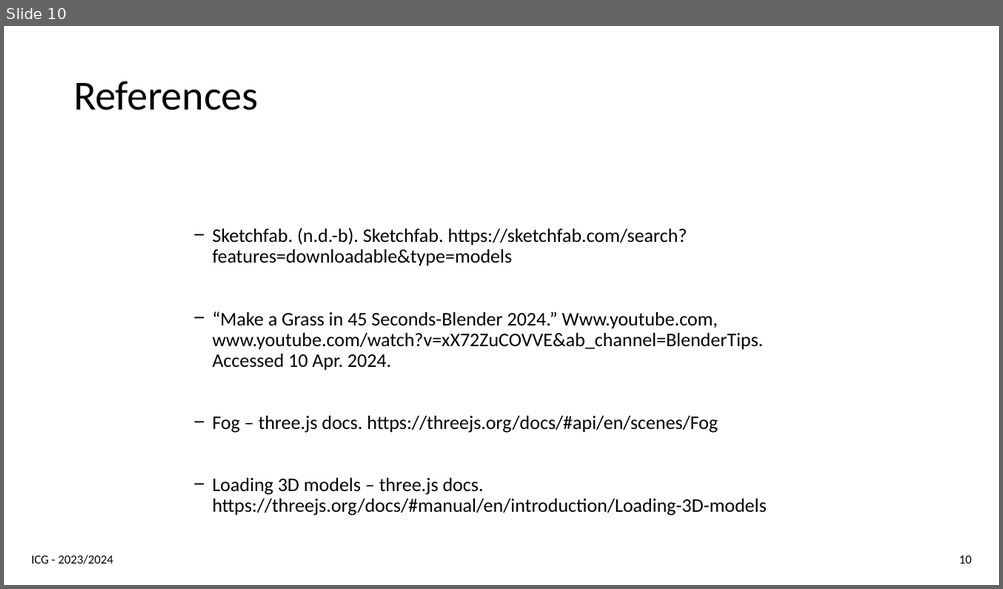
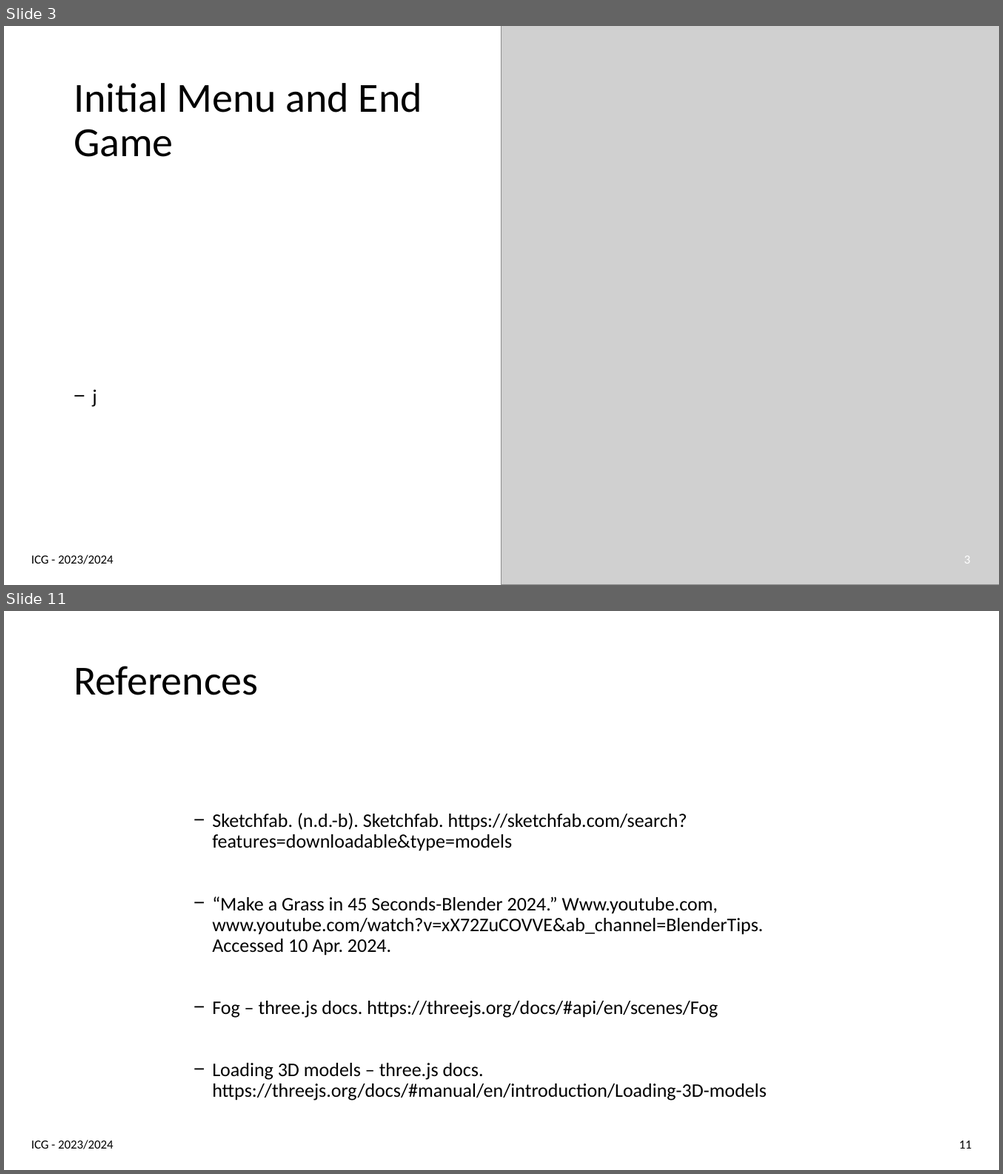
Before and after one commit to joaogasparp/joaogasparp.github.io, a slide deck: docs/icg_final.pptx. Shown one above the other, each under a label of ours: slide 10 before the commit, slides 3 and 11 after it; the slides between them are not shown. The pictures are 1003x589 and 1003x1174 pixels, drawn with LibreOffice and Linux fonts; fonts in the diff are those of the drawing; grey boxes stand for pictures. Boxes give left, top, right and bottom in pixels: in the first picture for what was removed or moved away, otherwise in the second. Text is boxed around its words. In the diff, an @@ line names an element or a change of style, - is before the commit and + after.

```diff
--- a/docs/icg_final.pptx
+++ b/docs/icg_final.pptx
@@ slide 3 added at (x1=4, y1=26, x2=999, y2=585), background #FFFFFF @@
@@ rectangle added at (x1=4, y1=26, x2=700, y2=212), fill #FFFFFF @@
@@ picture added at (x1=502, y1=26, x2=999, y2=585) @@
@@ title added at (x1=74, y1=83, x2=422, y2=157), 40 pt, text #000000 @@
+Initial Menu and End Game
@@ text added at (x1=92, y1=389, x2=96, y2=407), 19 pt, text #000000 @@
+− j
@@ text added at (x1=31, y1=555, x2=114, y2=565), 12 pt, text #000000 @@
+ICG - 2023/2024
@@ page number added at (x1=964, y1=557, x2=970, y2=564), 12 pt, text #FFFFFF @@
+3
@@ what was slide 10 is now slide 11 @@
@@ page number at (x1=959, y1=1141, x2=971, y2=1149): text changed @@
-10
+11
```
Also in this commit, not shown: 8 slides changed, 1 other file.
